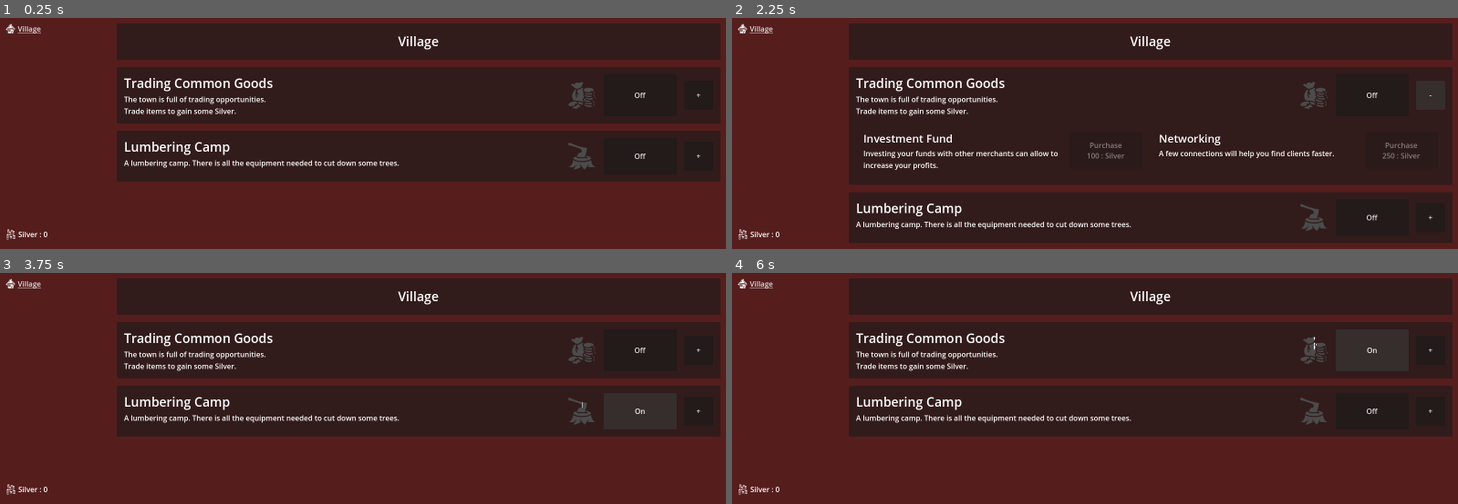
Above: before the commit, frames 1-4 (two rows, left to right).
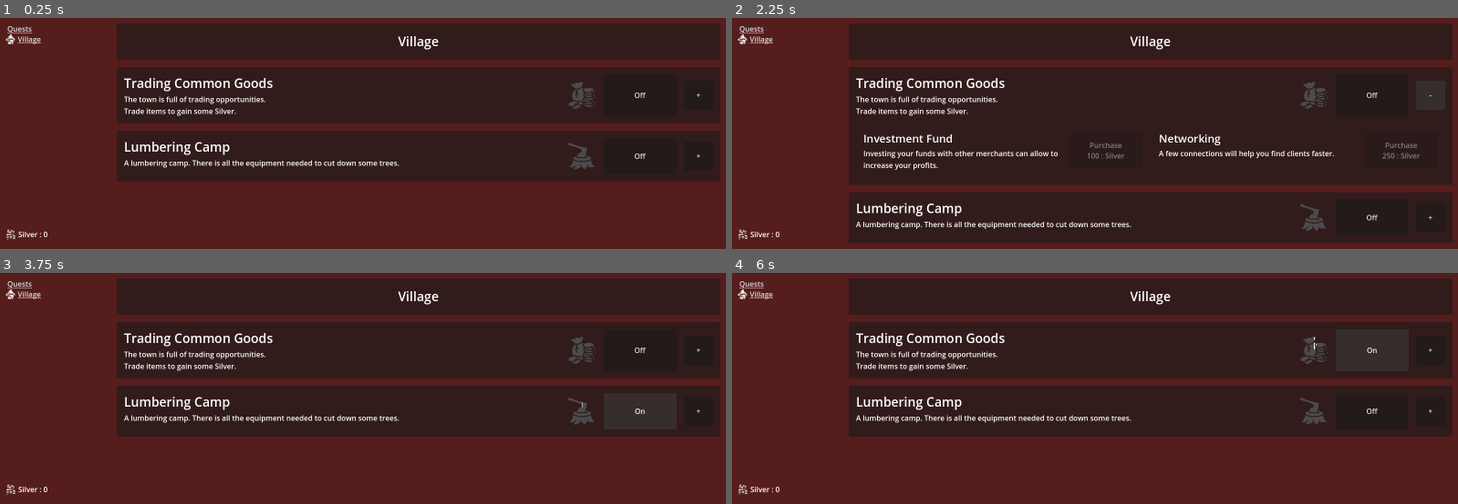
Above: after the commit, the same moments.

Repository: ZibelineDev/idle_tuto_reboot
Game: Godot game, scene res://singletons/game/game.tscn
Same seed, same stepped clock (60 frames per second), same inputs: the game is played once before the commit and once after it.
Inputs:
- Up to frame 1 (0.25 s): no input
- Up to frame 2 (2.25 s): click "Off" at 0.5 s; click "On" at 1.25 s; click "+" at 2 s
- Up to frame 3 (3.75 s): click "-" at 2.75 s; click "Off" at 3.5 s
- Up to frame 4 (6 s): click "On" at 4.25 s; click "+" at 5 s; click "Off" at 5.75 s

The runs differ from the first frame. In frame 1, 0.2% of the frame differs, in the area x 0-6%, y 2-97%; in frame 2, 0.2%; in frame 3, 0.2%; in frame 4, 0.2%.
Error after the commit: Parse Error: Could not find type "TutoQuest01" in the current scope. (res://scenes/views/quests/tuto_quest_01/tuto_quest_01.gd:4)

Commit message:
💄 UI preparation for Ep 07

Diff:
--- /dev/null
+++ b/components/button_collapse/button_collapse.gd
@@ -0,0 +1,25 @@
+class_name ButtonCollapse
+extends Button
+
+
+@export var _target : Control
+
+
+func _ready() -> void :
+	pressed.connect(_on_pressed)
+	text = "+"
+	_target.visible = false
+
+
+func _on_pressed() -> void :
+	_toggle_collapse()
+
+
+func _toggle_collapse() -> void :
+	if _target.visible :
+		text = "+"
+		_target.visible = false
+
+	else :
+		text = "-"
+		_target.visible = true
--- /dev/null
+++ b/components/button_collapse/button_collapse.tscn
@@ -0,0 +1,10 @@
+[gd_scene load_steps=2 format=3 uid="uid://cg3f6hktkh5ms"]
+
+[ext_resource type="Script" path="res://components/button_collapse/button_collapse.gd" id="1_hi320"]
+
+[node name="Collapse" type="Button"]
+custom_minimum_size = Vector2(64, 64)
+size_flags_horizontal = 4
+size_flags_vertical = 4
+text = "+"
+script = ExtResource("1_hi320")
--- a/components/label_log/label_log.tscn
+++ b/components/label_log/label_log.tscn
@@ -16,6 +16,7 @@
 script = ExtResource("1_aqtel")
 
 [node name="TextureRect" type="TextureRect" parent="."]
+texture_filter = 1
 custom_minimum_size = Vector2(24, 24)
 layout_mode = 2
 texture = ExtResource("1_2w71u")
--- a/components/label_silver/label_silver.tscn
+++ b/components/label_silver/label_silver.tscn
@@ -14,6 +14,7 @@
 grow_vertical = 2
 
 [node name="TextureRect" type="TextureRect" parent="."]
+texture_filter = 1
 custom_minimum_size = Vector2(24, 24)
 layout_mode = 2
 texture = ExtResource("1_fvx8s")
--- a/scenes/user_interface/user_interface.tscn
+++ b/scenes/user_interface/user_interface.tscn
@@ -1,11 +1,13 @@
-[gd_scene load_steps=8 format=3 uid="uid://cu26oi1spy512"]
+[gd_scene load_steps=10 format=3 uid="uid://cu26oi1spy512"]
 
 [ext_resource type="Script" path="res://scenes/user_interface/user_interface.gd" id="1_yjqbu"]
 [ext_resource type="Texture2D" uid="uid://b5cskke7djqh6" path="res://assets/icons/mushroom_house.png" id="2_argk2"]
+[ext_resource type="Texture2D" uid="uid://xit6s6ll4p0" path="res://assets/icons/tied_scroll.png" id="2_bq8j7"]
 [ext_resource type="Script" path="res://scenes/user_interface/navigation_button.gd" id="2_w1f2f"]
 [ext_resource type="PackedScene" uid="uid://cfgqkghn7jtn" path="res://components/label_silver/label_silver.tscn" id="4_f8na8"]
 [ext_resource type="PackedScene" uid="uid://cmkdxgjy3xdrj" path="res://scenes/views/village/village.tscn" id="5_24757"]
 [ext_resource type="PackedScene" uid="uid://ct2n74mmxlkcu" path="res://components/label_log/label_log.tscn" id="5_cpj55"]
+[ext_resource type="PackedScene" uid="uid://bfx6wj1xj2tub" path="res://scenes/views/quests/quests.tscn" id="8_nqqhm"]
 
 [sub_resource type="StyleBoxFlat" id="StyleBoxFlat_6lwjp"]
 bg_color = Color(0.6, 0.6, 0.6, 0)
@@ -49,10 +51,26 @@
 size_flags_vertical = 3
 theme_override_constants/separation = 0
 
+[node name="HBoxContainer2" type="HBoxContainer" parent="HBoxContainer/LeftPanel/Navigator/MarginContainer/VBoxContainer"]
+layout_mode = 2
+
+[node name="TextureRect" type="TextureRect" parent="HBoxContainer/LeftPanel/Navigator/MarginContainer/VBoxContainer/HBoxContainer2"]
+texture_filter = 1
+layout_mode = 2
+texture = ExtResource("2_bq8j7")
+expand_mode = 2
+
+[node name="LinkButton" type="LinkButton" parent="HBoxContainer/LeftPanel/Navigator/MarginContainer/VBoxContainer/HBoxContainer2"]
+layout_mode = 2
+text = "Quests"
+script = ExtResource("2_w1f2f")
+navigation_index = 1
+
 [node name="HBoxContainer" type="HBoxContainer" parent="HBoxContainer/LeftPanel/Navigator/MarginContainer/VBoxContainer"]
 layout_mode = 2
 
 [node name="TextureRect" type="TextureRect" parent="HBoxContainer/LeftPanel/Navigator/MarginContainer/VBoxContainer/HBoxContainer"]
+texture_filter = 1
 layout_mode = 2
 texture = ExtResource("2_argk2")
 expand_mode = 2
@@ -89,3 +107,7 @@
 
 [node name="Village" parent="HBoxContainer/MainView" instance=ExtResource("5_24757")]
 layout_mode = 2
+
+[node name="Quests" parent="HBoxContainer/MainView" instance=ExtResource("8_nqqhm")]
+visible = false
+layout_mode = 2
--- /dev/null
+++ b/scenes/views/quests/quests.tscn
@@ -0,0 +1,35 @@
+[gd_scene load_steps=2 format=3 uid="uid://bfx6wj1xj2tub"]
+
+[ext_resource type="PackedScene" uid="uid://c0mipop42luxs" path="res://scenes/views/quests/tuto_quest_01/tuto_quest_01.tscn" id="1_5iul0"]
+
+[node name="Quests" type="MarginContainer"]
+anchors_preset = 15
+anchor_right = 1.0
+anchor_bottom = 1.0
+grow_horizontal = 2
+grow_vertical = 2
+theme_override_constants/margin_left = 16
+theme_override_constants/margin_top = 16
+theme_override_constants/margin_right = 16
+theme_override_constants/margin_bottom = 16
+
+[node name="VBoxContainer" type="VBoxContainer" parent="."]
+layout_mode = 2
+theme_override_constants/separation = 16
+
+[node name="PanelContainer" type="PanelContainer" parent="VBoxContainer"]
+layout_mode = 2
+
+[node name="Title" type="Label" parent="VBoxContainer/PanelContainer"]
+custom_minimum_size = Vector2(0, 80)
+layout_mode = 2
+theme_type_variation = &"HeaderLarge"
+text = "Quests"
+horizontal_alignment = 1
+vertical_alignment = 1
+
+[node name="PanelContainer2" type="PanelContainer" parent="VBoxContainer"]
+layout_mode = 2
+
+[node name="Quest01" parent="VBoxContainer/PanelContainer2" instance=ExtResource("1_5iul0")]
+layout_mode = 2
--- /dev/null
+++ b/scenes/views/quests/tuto_quest_01/tuto_quest_01.gd
@@ -0,0 +1,44 @@
+extends MarginContainer
+
+
+@onready var _quest : TutoQuest01 = ManagerQuest.ref.get_tuto_quest_01()
+
+@onready var _title : Label = %Title
+@onready var _description : RichTextLabel = %Description
+@onready var _button : Button = %Button
+
+
+func _ready() -> void :
+	_update_title()
+	_update_description()
+	_update_button()
+
+	if not _quest.is_completed() :
+		_quest.completed.connect(_on_quest_completed)
+		_button.pressed.connect(_on_button_pressed)
+
+
+func _update_button() -> void :
+	_button.text = _quest.get_button_text()
+
+	_button.disabled = true if _quest.is_completed() else false
+
+
+func _update_description() -> void :
+	_description.text = _quest.get_description()
+
+
+func _update_title() -> void :
+	_title.text = _quest.get_title()
+
+
+func _on_button_pressed() -> void :
+	_quest.purchase_completion()
+
+
+func _on_quest_completed() -> void :
+	_update_button()
+	_update_title()
+
+	_quest.completed.disconnect(_on_quest_completed)
+	_button.pressed.disconnect(_on_button_pressed)
--- /dev/null
+++ b/scenes/views/quests/tuto_quest_01/tuto_quest_01.tscn
@@ -0,0 +1,62 @@
+[gd_scene load_steps=3 format=3 uid="uid://c0mipop42luxs"]
+
+[ext_resource type="Script" path="res://scenes/views/quests/tuto_quest_01/tuto_quest_01.gd" id="1_g7ljw"]
+[ext_resource type="PackedScene" uid="uid://cg3f6hktkh5ms" path="res://components/button_collapse/button_collapse.tscn" id="2_03i2g"]
+
+[node name="Quest01" type="MarginContainer"]
+anchors_preset = 14
+anchor_top = 0.5
+anchor_right = 1.0
+anchor_bottom = 0.5
+offset_top = -137.0
+offset_bottom = 137.0
+grow_horizontal = 2
+grow_vertical = 2
+theme_override_constants/margin_left = 16
+theme_override_constants/margin_top = 16
+theme_override_constants/margin_right = 16
+theme_override_constants/margin_bottom = 16
+script = ExtResource("1_g7ljw")
+
+[node name="VBoxContainer" type="VBoxContainer" parent="."]
+layout_mode = 2
+theme_override_constants/separation = 16
+
+[node name="HBoxContainer" type="HBoxContainer" parent="VBoxContainer"]
+layout_mode = 2
+
+[node name="Title" type="Label" parent="VBoxContainer/HBoxContainer"]
+unique_name_in_owner = true
+custom_minimum_size = Vector2(1, 1)
+layout_mode = 2
+size_flags_horizontal = 3
+theme_type_variation = &"HeaderMedium"
+text = "Title"
+autowrap_mode = 2
+
+[node name="Collapse" parent="VBoxContainer/HBoxContainer" node_paths=PackedStringArray("_target") instance=ExtResource("2_03i2g")]
+layout_mode = 2
+_target = NodePath("../../VBoxContainer")
+
+[node name="VBoxContainer" type="VBoxContainer" parent="VBoxContainer"]
+layout_mode = 2
+theme_override_constants/separation = 16
+
+[node name="HSeparator" type="HSeparator" parent="VBoxContainer/VBoxContainer"]
+layout_mode = 2
+
+[node name="Description" type="RichTextLabel" parent="VBoxContainer/VBoxContainer"]
+unique_name_in_owner = true
+layout_mode = 2
+bbcode_enabled = true
+text = "Description
+"
+fit_content = true
+
+[node name="Button" type="Button" parent="VBoxContainer/VBoxContainer"]
+unique_name_in_owner = true
+custom_minimum_size = Vector2(320, 80)
+layout_mode = 2
+size_flags_horizontal = 4
+text = "Purchase
+Value : Silver"
--- /dev/null
+++ b/scenes/views/village/generator_log/generator_log.gd
@@ -0,0 +1,14 @@
+extends PanelContainer
+
+
+func _ready() -> void :
+	if GeneratorLog.ref.is_unlocked() : _unlock()
+	else : _lock()
+
+
+func _lock() -> void :
+	visible = false
+
+
+func _unlock() -> void :
+	visible = true
--- a/scenes/views/village/generator_log/generator_log.tscn
+++ b/scenes/views/village/generator_log/generator_log.tscn
@@ -1,8 +1,9 @@
-[gd_scene load_steps=5 format=3 uid="uid://cpc3um21hxuo1"]
+[gd_scene load_steps=6 format=3 uid="uid://cpc3um21hxuo1"]
 
 [ext_resource type="Script" path="res://scenes/views/village/generator_log/toggle.gd" id="1_51vjd"]
-[ext_resource type="Texture2D" uid="uid://sm4fobipoh2w" path="res://assets/icons/axe-in-stump under.png" id="1_xlcb5"]
-[ext_resource type="Texture2D" uid="uid://d1ewvh7ry26lb" path="res://assets/icons/axe-in-stump.png" id="2_k44h2"]
+[ext_resource type="Texture2D" uid="uid://sm4fobipoh2w" path="res://assets/icons/axe_in_stump_under.png" id="1_60n3g"]
+[ext_resource type="Script" path="res://scenes/views/village/generator_log/generator_log.gd" id="1_bg66t"]
+[ext_resource type="Texture2D" uid="uid://d1ewvh7ry26lb" path="res://assets/icons/axe_in_stump.png" id="2_wqqju"]
 [ext_resource type="Script" path="res://scenes/views/village/generator_log/task_progress.gd" id="3_bqe0o"]
 
 [node name="GeneratorLog" type="PanelContainer"]
@@ -14,6 +15,7 @@
 offset_bottom = 62.0
 grow_horizontal = 2
 grow_vertical = 2
+script = ExtResource("1_bg66t")
 
 [node name="MarginContainer" type="MarginContainer" parent="."]
 layout_mode = 2
@@ -50,8 +52,8 @@
 size_flags_horizontal = 4
 size_flags_vertical = 4
 fill_mode = 4
-texture_under = ExtResource("1_xlcb5")
-texture_progress = ExtResource("2_k44h2")
+texture_under = ExtResource("1_60n3g")
+texture_progress = ExtResource("2_wqqju")
 script = ExtResource("3_bqe0o")
 
 [node name="Toggle" type="Button" parent="MarginContainer/VBoxContainer/HBoxContainer"]
--- a/scenes/views/village/village.tscn
+++ b/scenes/views/village/village.tscn
@@ -103,5 +103,5 @@
 layout_mode = 2
 size_flags_horizontal = 3
 
-[node name="FutureContent" parent="VBoxContainer" instance=ExtResource("8_qfgft")]
+[node name="LumberingCamp" parent="VBoxContainer" instance=ExtResource("8_qfgft")]
 layout_mode = 2
